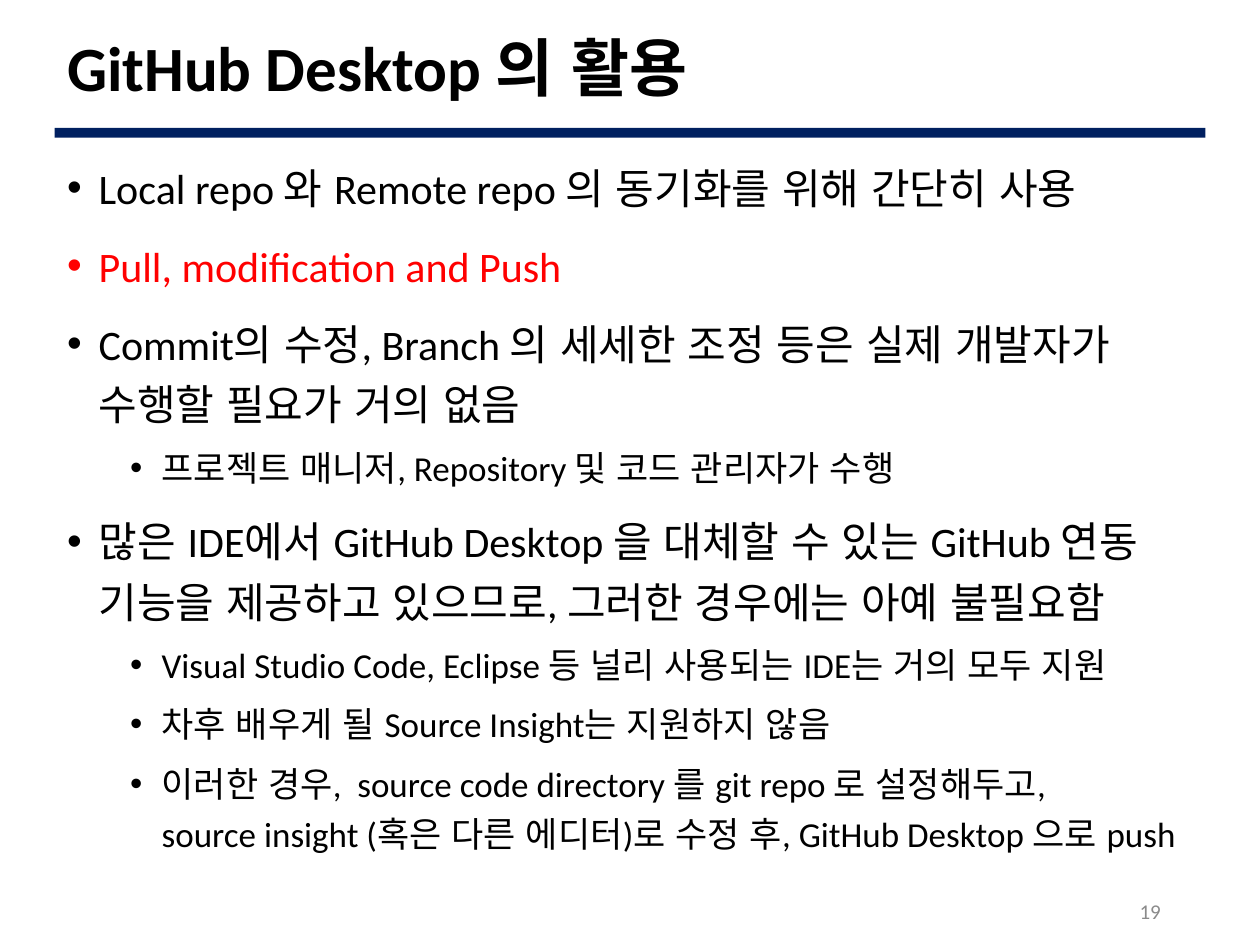
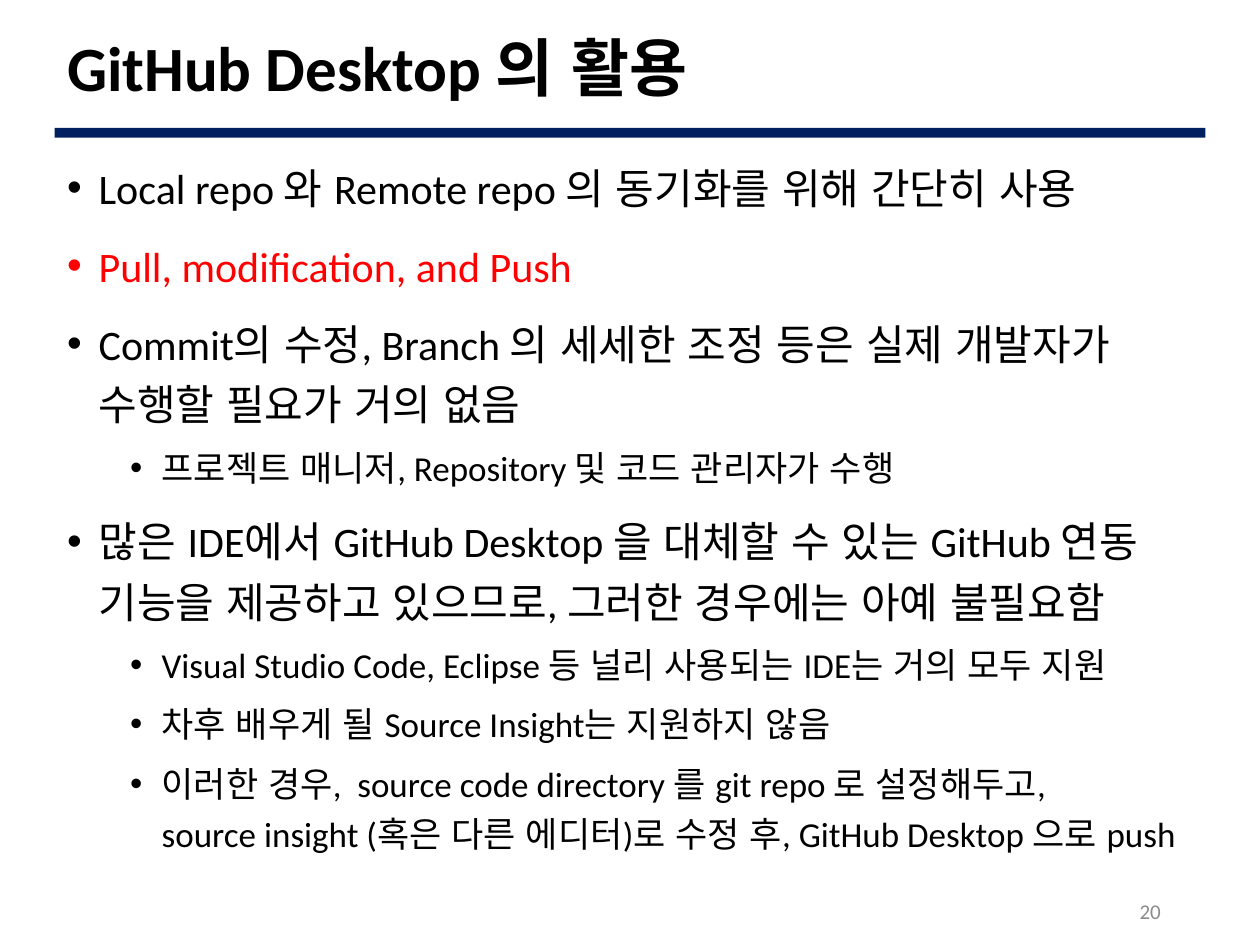
Before and after one commit to JBNU-JEduTools/osscourse, a slide deck: slide 20 of Slides 2020/6. Git 중급 1.pptx (slide 19 before the commit). Drawn at 1260x945 pixels with LibreOffice and Linux fonts; fonts in the diff are those of the drawing; background and template pictures are left out. Boxes give left, top, right and bottom in pixels: in the first picture for what was removed or moved away, otherwise in the second. Text is boxed around its words. In the diff, an @@ line names an element or a change of style, - is before the commit and + after.

```diff
--- a/Slides 2020/6. Git 중급 1.pptx
+++ b/Slides 2020/6. Git 중급 1.pptx
@@ text at [99, 252, 572, 287]: text changed @@
-• Pull, modification and Push
+• Pull, modification, and Push
@@ page number at [1140, 905, 1161, 919]: text changed @@
-19
+20
```
Also in this commit, not shown: 8 other slides changed, 10 other files.
